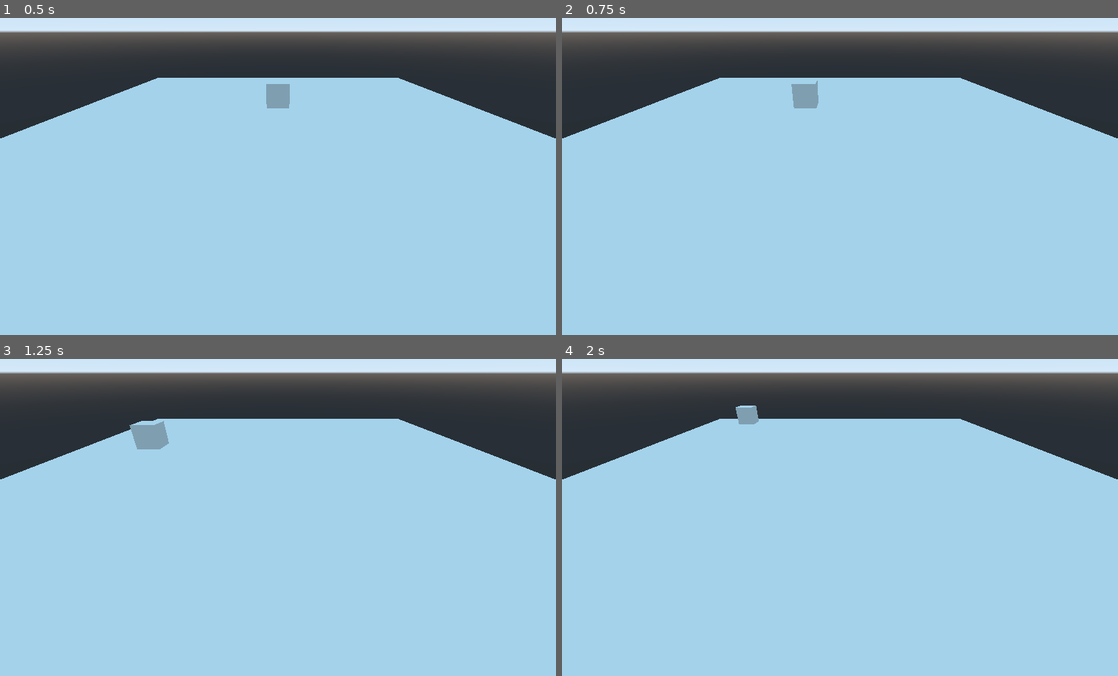
Above: before the commit, frames 1-4 (two rows, left to right).
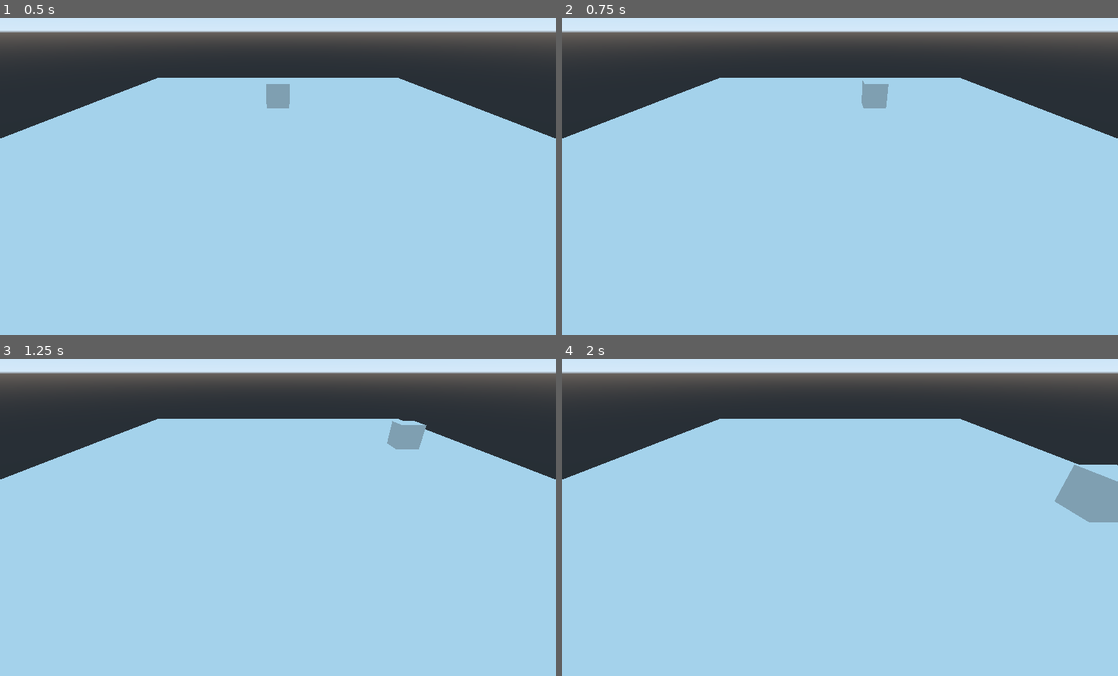
Above: after the commit, the same moments.

Repository: chippmann/GMTK_GameJam_2020
Game: Godot game, scene res://TestScene.tscn
Same seed, same stepped clock (60 frames per second), same inputs: the game is played once before the commit and once after it.
Inputs:
- Up to frame 1 (0.5 s): no input
- Up to frame 2 (0.75 s): tap Enter at 0.5 s; hold D (movement_right) from 0.53 s (still down)
- Up to frame 3 (1.25 s): keep holding D (movement_right)
- Up to frame 4 (2 s): release D (movement_right) at 1.28 s; hold S (movement_backward) from 1.28 s (still down)

Frame 1 is identical in both runs. In frame 2, 0.7% of the frame differs, in the area x 41-59%, y 19-29%; in frame 3, 1.0%; in frame 4, 1.8%, in the area x 31-100%, y 14-52%.

Commit message:
Fix movement direction

Diff:
--- a/entities/player/statemachine/state/MoveState.gd
+++ b/entities/player/statemachine/state/MoveState.gd
@@ -8,8 +8,8 @@
 		_getStatemachine().transitionTo(_getStatemachine().idleState)
 		return
 
-	parentState._inputVelocity.z = (Input.get_action_strength("movement_forward") - Input.get_action_strength("movement_backward")) * parentState.movementSpeed * parentState._movementMultiplicator
-	parentState._inputVelocity.x = (Input.get_action_strength("movement_left") - Input.get_action_strength("movement_right")) * parentState.movementSpeed * parentState._movementMultiplicator
+	parentState._inputVelocity.z = (Input.get_action_strength("movement_backward") - Input.get_action_strength("movement_forward")) * parentState.movementSpeed * parentState._movementMultiplicator
+	parentState._inputVelocity.x = (Input.get_action_strength("movement_right") - Input.get_action_strength("movement_left")) * parentState.movementSpeed * parentState._movementMultiplicator
 
 	if InputUtils.isMovingDiagonally(parentState._velocity):
 		parentState._inputVelocity.z /= sqrt(PI)
